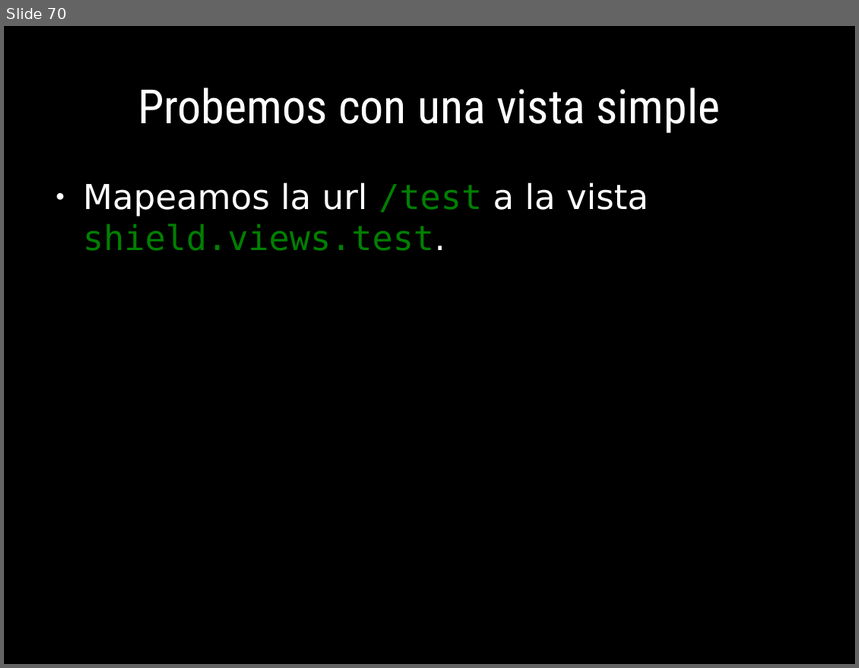
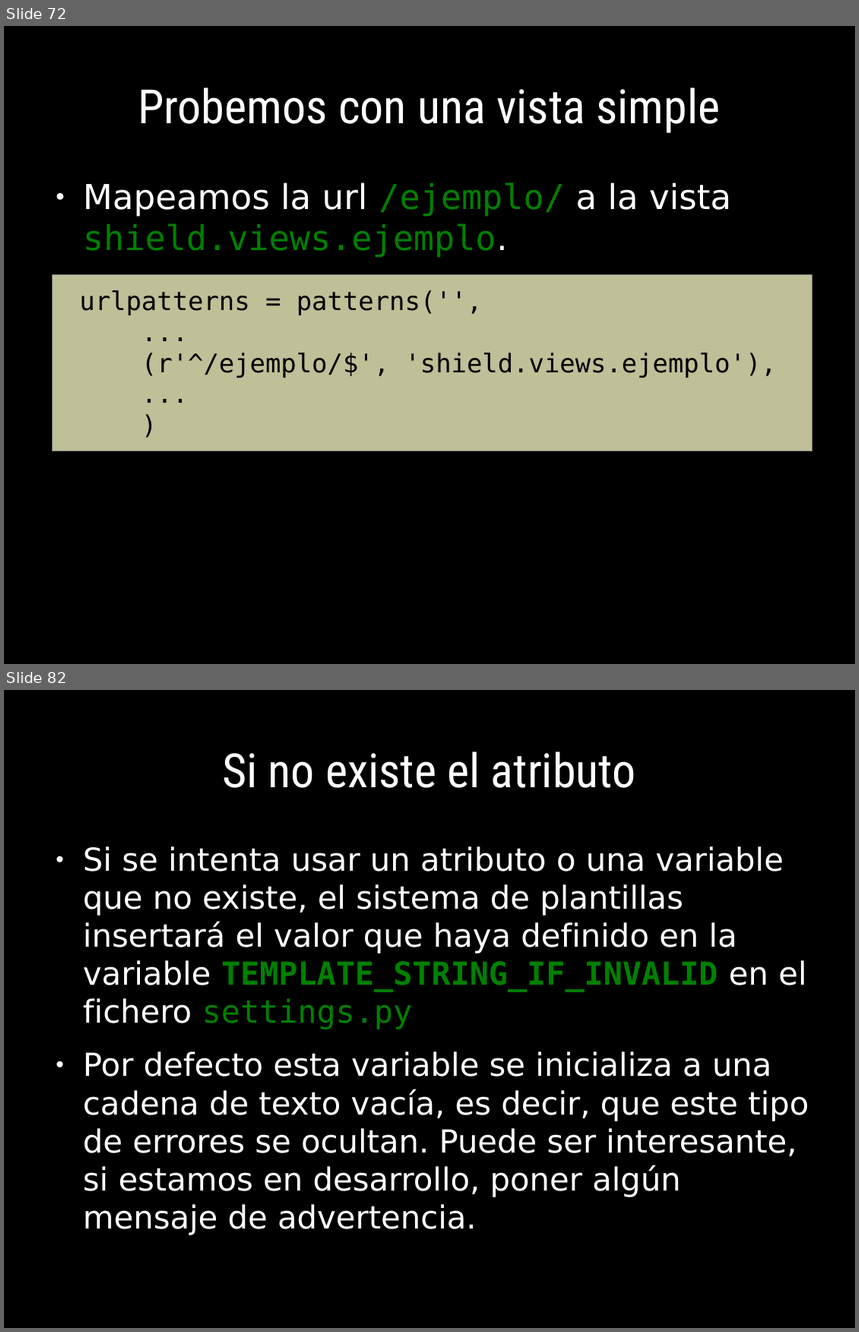
Before and after one commit to euribates/curso-django, a slide deck: presentacion/curso_django.odp. Shown one above the other, each under a label of ours: slide 70 before the commit, slides 72 and 82 after it; the slides between them are not shown. The pictures are 859x668 and 859x1332 pixels, drawn with LibreOffice and Linux fonts; fonts in the diff are those of the drawing. Boxes give left, top, right and bottom in pixels: in the first picture for what was removed or moved away, otherwise in the second. Text is boxed around its words. In the diff, an @@ line names an element or a change of style, - is before the commit and + after.

Commit message:
+ Terminada la presentaci?n, falta revisar y publicar
+ La aplicaci?n de ejemplo "shield" se ha pasada a un
  repositorio propio en mercurial:
  https://bitbucket.org/euribates/shield

```diff
--- a/presentacion/curso_django.odp
+++ b/presentacion/curso_django.odp
@@ slide 82 added at (x1=4, y1=690, x2=855, y2=1328), background #000000 @@
@@ title added at (x1=222, y1=752, x2=636, y2=788), 44 pt, text #FFFFFF @@
+Si no existe el atributo
@@ text added at (x1=83, y1=847, x2=809, y2=1198), 29.6 pt, text #FFFFFF @@
+● Si se intenta usar un atributo o una variable que no existe, el sistema de plantillas insertará el valor que haya definido en la variable TEMPLATE_STRING_IF_INVALID en el fichero settings.py
+● Por defecto esta variable se inicializa a una cadena de texto vacía, es decir, que este tipo de errores se ocultan. Puede ser interesante, si estamos en desarrollo, poner algún mensaje de advertencia.
@@ what was slide 70 is now slide 72 @@
@@ slide 72 changed as well @@
@@ text at (x1=83, y1=183, x2=731, y2=258): text changed; font DejaVu Sans to DejaVu Sans Mono; text colour #FFFFFF to #008000 @@
-● Mapeamos la url /test a la vista shield.views.test.
+● Mapeamos la url /ejemplo/ a la vista shield.views.ejemplo.
@@ rectangle added at (x1=53, y1=275, x2=813, y2=452), fill #FFFFCC at 75% opacity, outline #808080 0 pt @@
@@ text added at (x1=79, y1=290, x2=777, y2=378), 24 pt, text #000000 @@
+urlpatterns = patterns('',
+...
+(r'^/ejemplo/$', 'shield.views.ejemplo'),
+...
+)
```
Also in this commit, not shown: 4 other slides changed, 25 other slides added, 22 other files.
